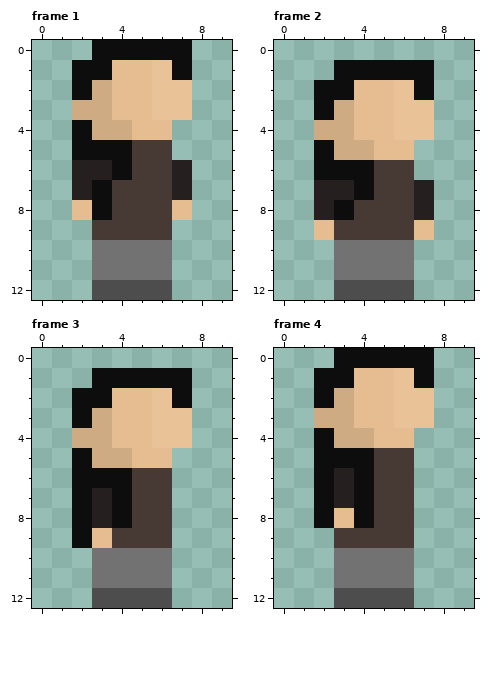
Edited in one commit: pixel-art file (ressources/player/idle/girl-black-idle.aseprite). Above, as it was before the edit.
10x13 pixels, 4 frames. Colours within 5 levels of each other are drawn and written as one. Shown: frame 1, frame 2, frame 3, frame 4.
After the commit:
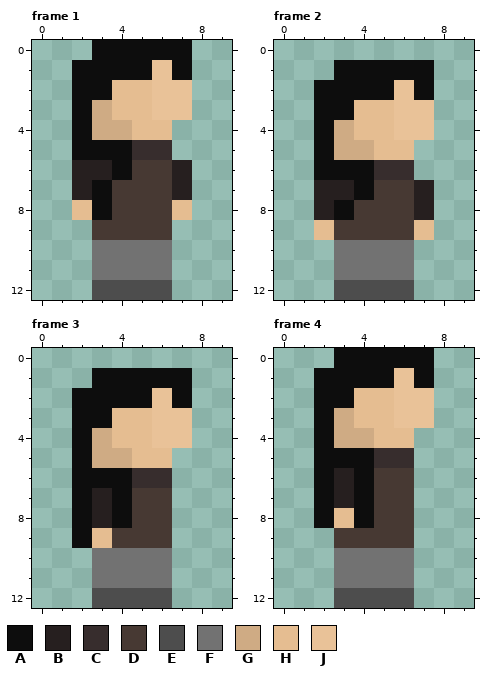
Palette (. is transparent): A #0d0d0d  B #261f1f  C #372d2d  D #473933  E #4d4d4d  F #727272  G #cfab84  H #e5bd91  J #e9c298
Log entry: changement pour l'animation idle
Difference:
Changed rows in their new state; - is an unchanged pixel.
Frame 1, layer "red/idle/girl":
first column x 2:
 1 --AA-
 2 -A---
 3 A----
 5 ---CC
Frame 2, layer "red/idle/girl":
first column x 2:
 2 --AA-
 3 -A---
 4 A----
 6 ---CC
Frame 3, layer "red/idle/girl": the same change as frame 2
Frame 4, layer "red/idle/girl": the same change as frame 1
